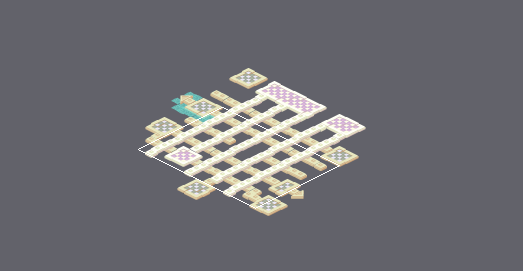
Tiled map, stored at areas/SecretArea2.tmx. The first picture is a wide view before the edit; the outline marks the close-up.
Close-up. As it was:
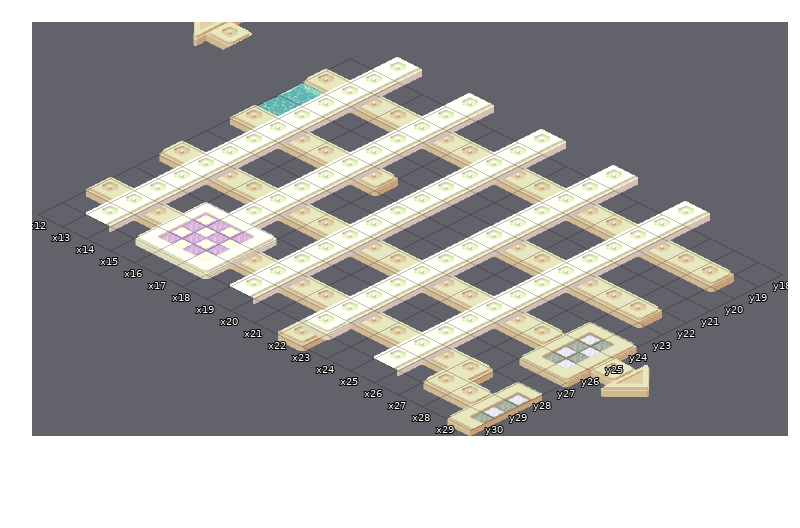
Cells are 64x32 px. Isometric: x runs down to the right, y down to the left. Shown: x 12..29, y 18..30. The commit also changed other parts of the map, which this record leaves out.
The result:
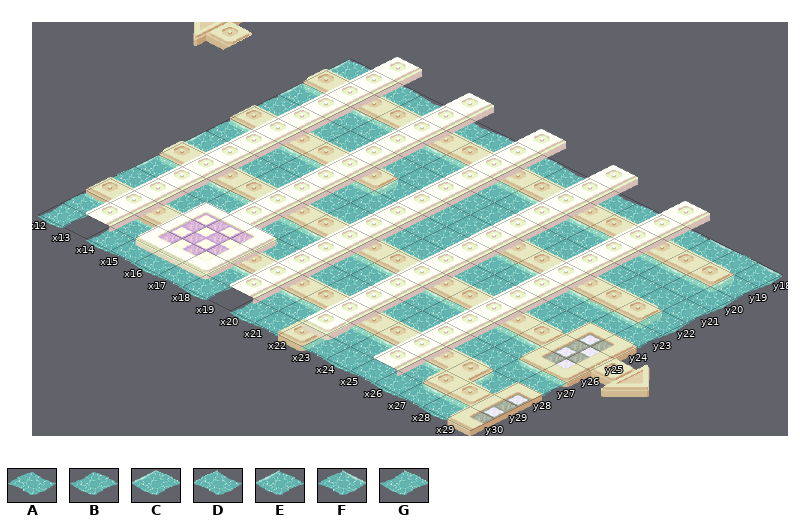
Key: from "WaterTilesV2": A 0, B 1, C 10, D 18, E 19, F 27, G 28.
_ is an empty cell.
What changed:
Changed rows in their new state; . is an unchanged cell.
Layer "Tile Layer 1":
first column x 12:
18 EABA.ABABA.AB.BFGF
19 .................E
20 ..FG.FG.GF.FGFGFGA
21 ..BA.BA.AB.BA.ABAB
22 ......E.BA.......D
23 F.FG.GA.ABABF.FBFB
24 E.BA.AB.BA.ABABA..
26 CGFG.GF.GFGFG.GF..
27 DBBBABB.ABABA.ABFG
28 ................E.
29 A.A...F.FG.GFGF...
30 B.BABAB.BA.DBABFG.
